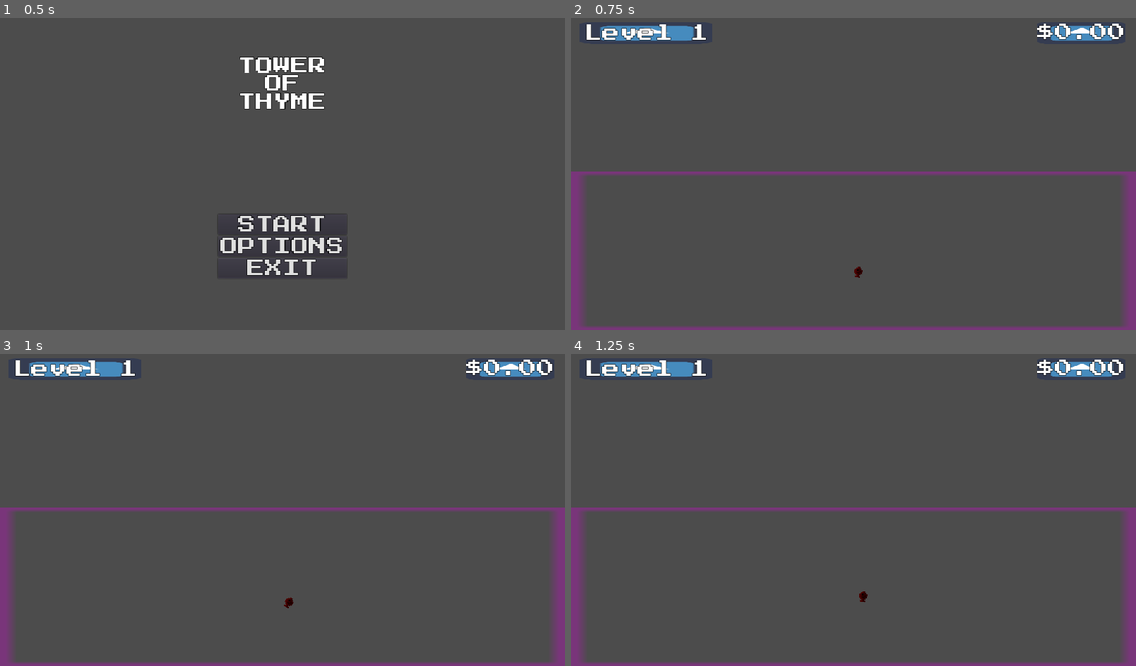
Above: before the commit, frames 1-4 (two rows, left to right).
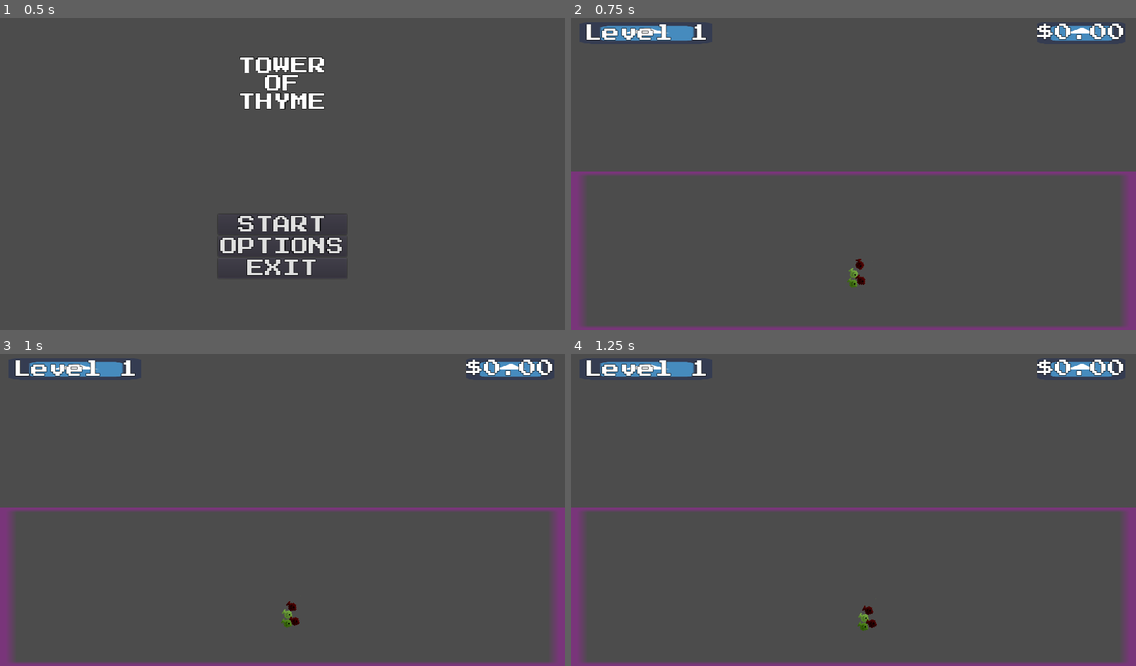
Above: after the commit, the same moments.

Repository: Daverinoe/GodotWildJam38
Game: Godot game, scene res://Scenes/MainMenu.tscn
The game is run twice, just before and just after one commit, with the same random seed, the same clock (stepped at 60 frames per second) and the same inputs. The engine's default icon, where the game draws it, is replaced by a stand-in: a white triangle on a blue panel in a dark square.
Inputs:
- Up to frame 1 (0.5 s): no input
- Up to frame 2 (0.75 s): click "START" at 0.5 s
- Up to frame 3 (1 s): no input
- Up to frame 4 (1.25 s): no input

Frame 1 is identical in both runs. In frame 2, 0.2% of the frame differs, in the area x 48-53%, y 77-87%; in frame 3, 0.2%; in frame 4, 0.2%, in the area x 50-55%, y 76-89%.

Commit message:
Fixed flocking behaviour by switching FlockDetector to the correct Layer and Mask for collision. Added better obstacle avoidance.

Diff:
--- a/Scenes/Level1.tscn
+++ b/Scenes/Level1.tscn
@@ -12,11 +12,17 @@
 
 [node name="Fish" type="Node2D" parent="."]
 position = Vector2( 643.658, 591.444 )
-__meta__ = {
-"_edit_group_": true
-}
 
 [node name="Fish1" parent="Fish" instance=ExtResource( 2 )]
+position = Vector2( 1.00012, 1.5556 )
+
+[node name="Fish2" parent="Fish" instance=ExtResource( 2 )]
+position = Vector2( 1.00012, 1.5556 )
+
+[node name="Fish3" parent="Fish" instance=ExtResource( 2 )]
+position = Vector2( 1.00012, 1.5556 )
+
+[node name="Fish4" parent="Fish" instance=ExtResource( 2 )]
 position = Vector2( 1.00012, 1.5556 )
 
 [node name="FishTank" parent="." instance=ExtResource( 1 )]
--- a/Scenes/fish.tscn
+++ b/Scenes/fish.tscn
@@ -46,7 +46,7 @@
 height = 8.43071
 
 [sub_resource type="CircleShape2D" id=4]
-radius = 35.0
+radius = 100.0
 
 [node name="Fish" type="KinematicBody2D" groups=[
 "boid",
@@ -56,7 +56,7 @@
 collision_mask = 2
 script = ExtResource( 2 )
 speed = 1.0
-maxSpeed = 1.0
+maxSpeed = 3.0
 
 [node name="Sprite" type="Sprite" parent="."]
 material = SubResource( 2 )
@@ -71,23 +71,23 @@
 shape = SubResource( 3 )
 
 [node name="Adolescence" type="Timer" parent="."]
+wait_time = 60.0
 one_shot = true
 autostart = true
 
 [node name="Adulthood" type="Timer" parent="."]
-wait_time = 2.0
+wait_time = 60.0
 one_shot = true
-autostart = true
 
 [node name="FlockDetector" type="Area2D" parent="."]
+collision_layer = 2
+collision_mask = 2
 
 [node name="CollisionShape2D" type="CollisionShape2D" parent="FlockDetector"]
 position = Vector2( -0.276581, 0.196862 )
 shape = SubResource( 4 )
 
-[node name="RayCasts" type="Node2D" parent="."]
-
-[node name="CenterCheck" type="RayCast2D" parent="RayCasts"]
+[node name="CenterCheck" type="RayCast2D" parent="."]
 enabled = true
 cast_to = Vector2( 50, 0 )
 
--- a/Scripts/SellDialogue.gd
+++ b/Scripts/SellDialogue.gd
@@ -5,7 +5,7 @@
 #func _init():
 #	get_node("SellDialogue/MarginContainer/Background/Sell").text = str(value)
 
-func _physics_process(delta):
+func _physics_process(_delta):
 	self.global_rotation = 0.0
 
 
--- a/Scripts/fish.gd
+++ b/Scripts/fish.gd
@@ -1,10 +1,10 @@
 extends KinematicBody2D
 
 # Play with to affect flocking behaviour
-var SEPARATION_WEIGHT = 0.0
-var ALIGNMENT_WEIGHT = 0.8
-var COHESION_WEIGHT = 0.6
-const MAX_AVOID_FORCE = 1.0
+var SEPARATION_WEIGHT = 0.5
+var ALIGNMENT_WEIGHT = 0.5
+var COHESION_WEIGHT = 0.5
+const MAX_AVOID_FORCE = 5.0
 
 # How much the fish sells for
 export(float, 0.0, 20.0, 0.1) var maxValue = 50.0
@@ -19,12 +19,13 @@
 export(float, 0.0, 5.0, 0.1) var speed = 2.0
 var direction = Vector2();
 var velocity = Vector2();
+var isColliding = false
+var avoidDirection = 0
 
 # Flocking behaviour https://gamedevelopment.tutsplus.com/series/understanding-steering-behaviors--gamedev-12732
 var localFlockmates = []
-var walls = []
-export(float, 0.0, 5.0, 0.1) var maxSpeed = 2.0
-export(int, 0, 100, 1) var separationDistance = 30
+export(float, 0.0, 5.0, 0.1) var maxSpeed = 5.0
+export(int, 0, 100, 1) var separationDistance = 20
 
 # Sell dialogue
 var sellDialogue = preload("res://Scenes/SellDialogue.tscn")
@@ -46,14 +47,6 @@
 	else:
 		$Sprite.frame = 9
 
-	# Set raycasts for obstacle avoidance
-	var theta = PI/2
-	var parity = 1
-#	for raycast in $RayCasts.get_children():
-#		raycast.cast_to = Vector2(50*sin(theta) * parity, 50*cos(theta))
-#		if parity == 1:
-#			theta = theta + PI/8
-#		parity *= -1
 
 func _physics_process(delta):
 	# Rotate fish to look in movement direction
@@ -63,10 +56,9 @@
 	else:
 		$Sprite.flip_v = false
 
-	velocity = (direction * speed).clamped(maxSpeed * 1 / currentModifier)
-	move_and_collide(velocity)
-	direction = checkForCollisions() # For flocking behaviour
-	direction = flocking()
+	var collision = move_and_collide(direction * speed)
+	direction = flocking() # For flocking behaviour
+	direction = checkForCollisions(collision, delta)
 
 func flocking():
 	var separation = Vector2()
@@ -95,9 +87,9 @@
 
 	return(
 		(direction
-		+ separation * clamp(SEPARATION_WEIGHT + currentModifier, 0, 1.0)
-		+ heading * clamp(ALIGNMENT_WEIGHT - currentModifier, 0, 1.0)
-		+ cohesion * clamp(COHESION_WEIGHT - currentModifier, 0, 1.0)
+		+ separation * SEPARATION_WEIGHT
+		+ heading * ALIGNMENT_WEIGHT
+		+ cohesion * COHESION_WEIGHT
 		).normalized())
 
 
@@ -113,24 +105,29 @@
 	if body.is_in_group("boid"):
 		localFlockmates.erase(body)
 
-func checkForCollisions():
-	var projection = Vector2()
+func checkForCollisions(collision, delta):
 
-	# Raycast global variables
-	var raycastGlobalOrigin = Vector2()
-	var raycastGlobalEndpoint = Vector2()
-	var raycastGlobalCastTo = Vector2()
+	var orthoVec = Vector2()
 
-#	projection = direction.dot(collision.normal) / direction.length() * direction
-#	return (collision.normal - projection).normalized() * MAX_AVOID_FORCE
+	if $CenterCheck.is_colliding():
+		if !isColliding:
+			avoidDirection = randi() % 2
+			isColliding = true
+		if avoidDirection:
+			orthoVec = Vector2(-direction.y, direction.x)
+		else:
+			orthoVec = Vector2(direction.y, -direction.x)
 
-	for raycast in $RayCasts.get_children():
-		if !raycast.is_colliding():
-			raycastGlobalOrigin = raycast.to_global(position)
-			raycastGlobalEndpoint = raycast.to_global(raycast.cast_to)
-			raycastGlobalCastTo = raycastGlobalEndpoint - raycastGlobalOrigin
-			print([raycastGlobalOrigin, raycastGlobalEndpoint, raycastGlobalCastTo.normalized()])
-			return (raycast.to_local(raycastGlobalCastTo)).normalized()
+		return direction + orthoVec * MAX_AVOID_FORCE * 10 * delta
+
+	if isColliding:
+		isColliding = false
+
+	if collision:
+		if collision.collider is StaticBody2D:
+			return -direction
+		else:
+			direction += Vector2(randf() * 2.0 - 1.0, randf() * 2.0 - 1.0) * 0.1
 
 	return direction
 
@@ -138,14 +135,17 @@
 func _on_Adolescence_timeout():
 	$Sprite.frame += 1
 	currentModifier = MEDIUM_FISH_MODIFIER
+	$FlockDetector/CollisionShape2D.radius *= 0.5
+	$Adulthood.start()
 
 
 func _on_Adulthood_timeout():
 	$Sprite.frame += 1
 	currentModifier = LARGE_FISH_MODIFIER
+	$FlockDetector/CollisionShape2D.radius *= 0.5
 
 
-func _on_Fish_input_event(viewport, event, shape_idx):
+func _on_Fish_input_event(_viewport, event, _shape_idx):
 	if event is InputEventMouseButton and event.button_index == BUTTON_LEFT:
 		var sellInstance = sellDialogue.instance()
 		self.call_deferred("add_child", sellInstance)
